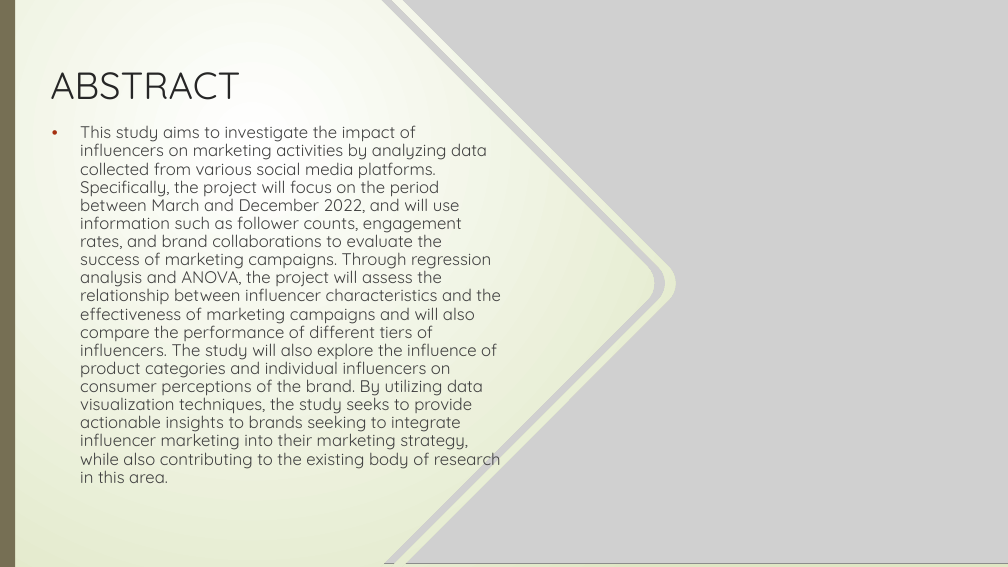
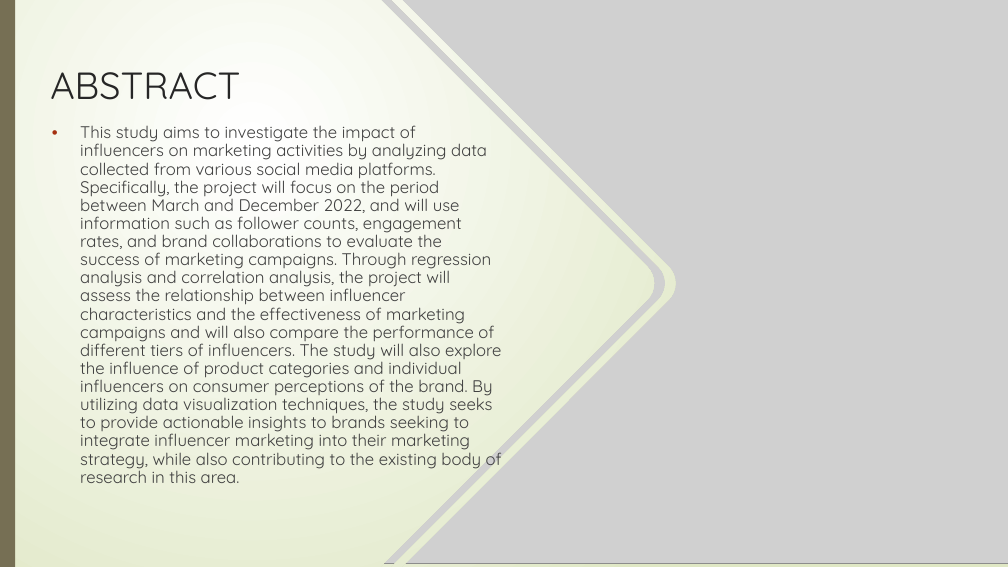
Before and after one commit to SaiSashankYalamarthi/Analyzing-the-Impact-of-Influencers-on-Marketing-campaigns-, a slide deck: slide 2 of EMPIRICAL FINAL PPT.pptx. Drawn at 1008x567 pixels with LibreOffice and Linux fonts; fonts in the diff are those of the drawing; grey boxes stand for pictures. Boxes give left, top, right and bottom in pixels: in the first picture for what was removed or moved away, otherwise in the second. Text is boxed around its words. In the diff, an @@ line names an element or a change of style, - is before the commit and + after.

```diff
--- a/EMPIRICAL FINAL PPT.pptx
+++ b/EMPIRICAL FINAL PPT.pptx
@@ text at box(80, 125, 502, 483): text changed @@
-• This study aims to investigate the impact of influencers on marketing activities by analyzing data collected from various social media platforms. Specifically, the project will focus on the period between March and December 2022, and will use information such as follower counts, engagement rates, and brand collaborations to evaluate the success of marketing campaigns. Through regression analysis and ANOVA, the project will assess the relationship between influencer characteristics and the effectiveness of marketing campaigns and will also compare the performance of different tiers of influencers. The study will also explore the influence of product categories and individual influencers on consumer perceptions of the brand. By utilizing data visualization techniques, the study seeks to provide actionable insights to brands seeking to integrate influencer marketing into their marketing strategy, while also contributing to the existing body of research in this area.
+• This study aims to investigate the impact of influencers on marketing activities by analyzing data collected from various social media platforms. Specifically, the project will focus on the period between March and December 2022, and will use information such as follower counts, engagement rates, and brand collaborations to evaluate the success of marketing campaigns. Through regression analysis and correlation analysis, the project will assess the relationship between influencer characteristics and the effectiveness of marketing campaigns and will also compare the performance of different tiers of influencers. The study will also explore the influence of product categories and individual influencers on consumer perceptions of the brand. By utilizing data visualization techniques, the study seeks to provide actionable insights to brands seeking to integrate influencer marketing into their marketing strategy, while also contributing to the existing body of research in this area.
```
Also in this commit, not shown: 4 other slides changed, 4 slides added.
